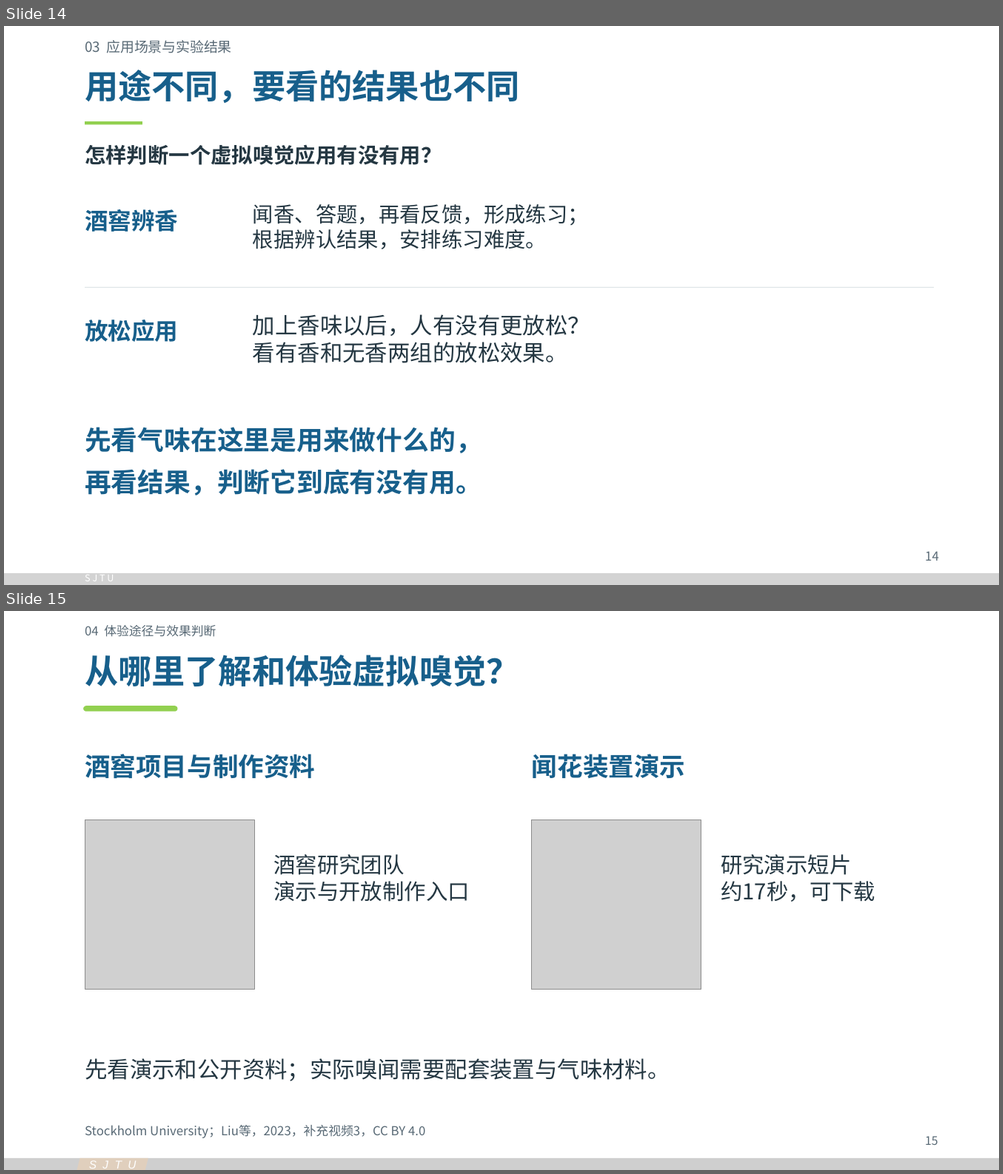
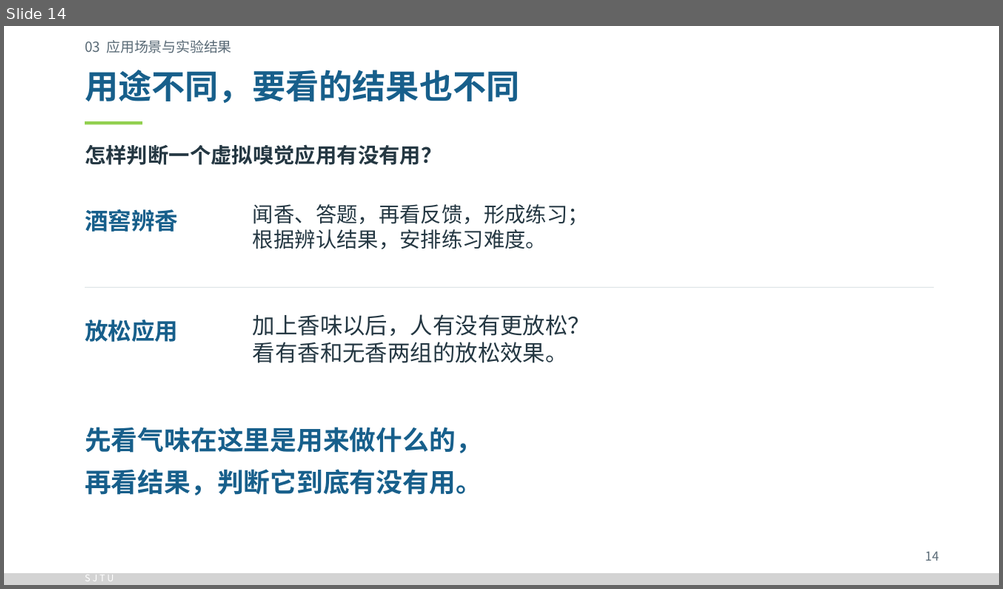
Before and after one commit to Cyh29hao/sjtu-olfaction-vr-2026, a slide deck: release/v3/olfaction-vr-v3.pptx. Shown one above the other, each under a label of ours: slides 14 and 15 before the commit, slide 14 after it. The pictures are 1003x1174 and 1003x589 pixels, drawn with LibreOffice and Linux fonts; fonts in the diff are those of the drawing; grey boxes stand for pictures. Boxes give left, top, right and bottom in pixels: in the first picture for what was removed or moved away, otherwise in the second. Text is boxed around its words. In the diff, an @@ line names an element or a change of style, - is before the commit and + after.

```diff
--- a/release/v3/olfaction-vr-v3.pptx
+++ b/release/v3/olfaction-vr-v3.pptx
@@ slide 15 removed at [4,611,999,1170], background #FFFFFF @@
@@ text removed at [85,625,216,637] @@
-04 体验途径与效果判断
@@ text removed at [85,655,519,686] @@
-从哪里了解和体验虚拟嗅觉？
@@ round same rect removed at [83,706,177,711] @@
@@ text removed at [85,754,315,778] @@
-酒窖项目与制作资料
@@ text removed at [532,754,685,778] @@
-闻花装置演示
@@ picture removed at [85,820,254,989] @@
@@ picture removed at [532,820,701,989] @@
@@ text removed at [273,854,469,902] @@
-酒窖研究团队
-演示与开放制作入口
@@ text removed at [720,854,875,902] @@
-研究演示短片
-约17秒，可下载
@@ text removed at [85,1059,669,1082] @@
-先看演示和公开资料；实际嗅闻需要配套装置与气味材料。
@@ text removed at [85,1125,425,1139] @@
-Stockholm University；Liu等，2023，补充视频3，CC BY 4.0
@@ text removed at [925,1136,938,1145] @@
-15
@@ snip rect removed at [4,1159,999,1170] @@
@@ parallelogram removed at [77,1159,148,1170] @@
@@ text removed at [82,1155,151,1170] @@
-SJTU
```
Also in this commit, not shown: 12 slides changed, 1 slide added, 33 other files.
